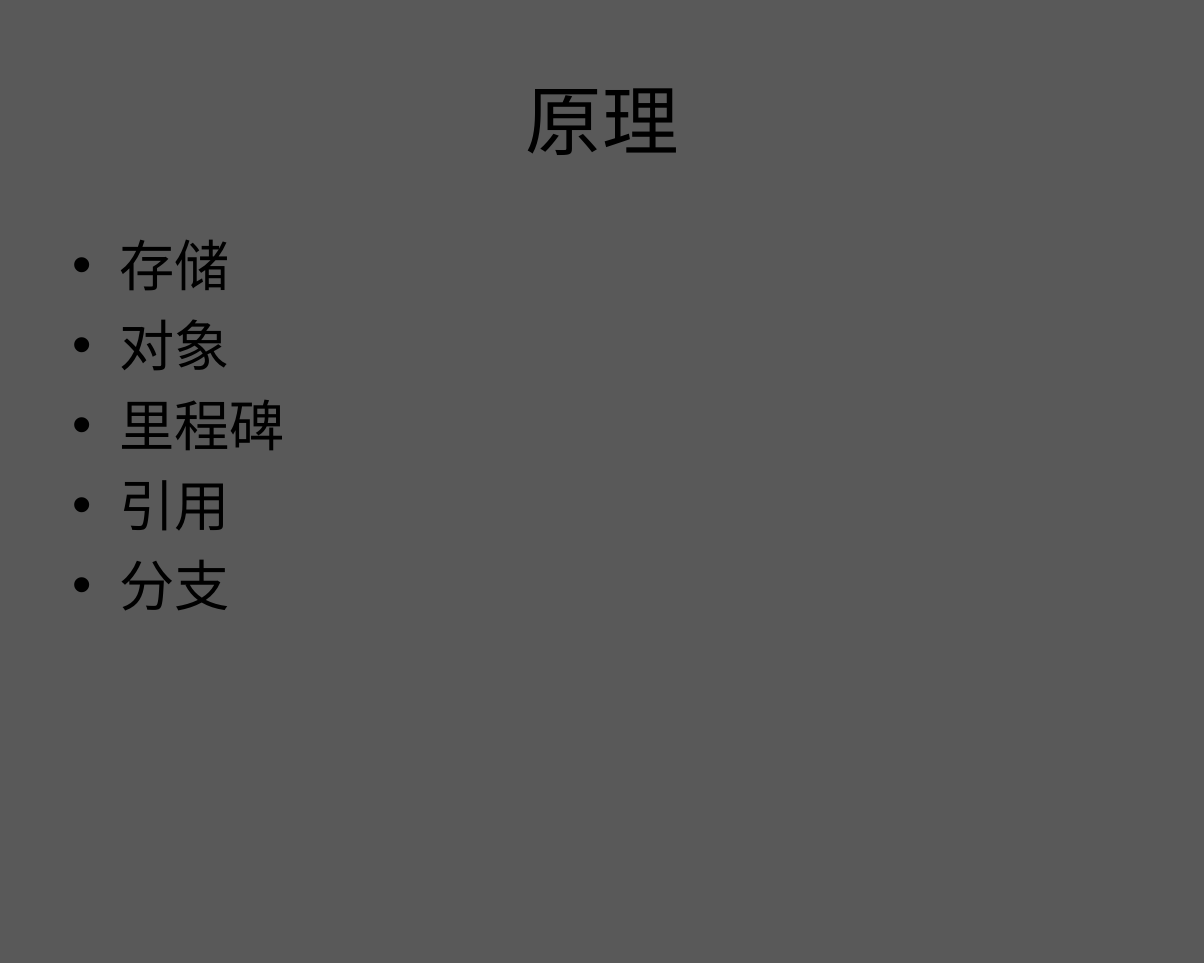
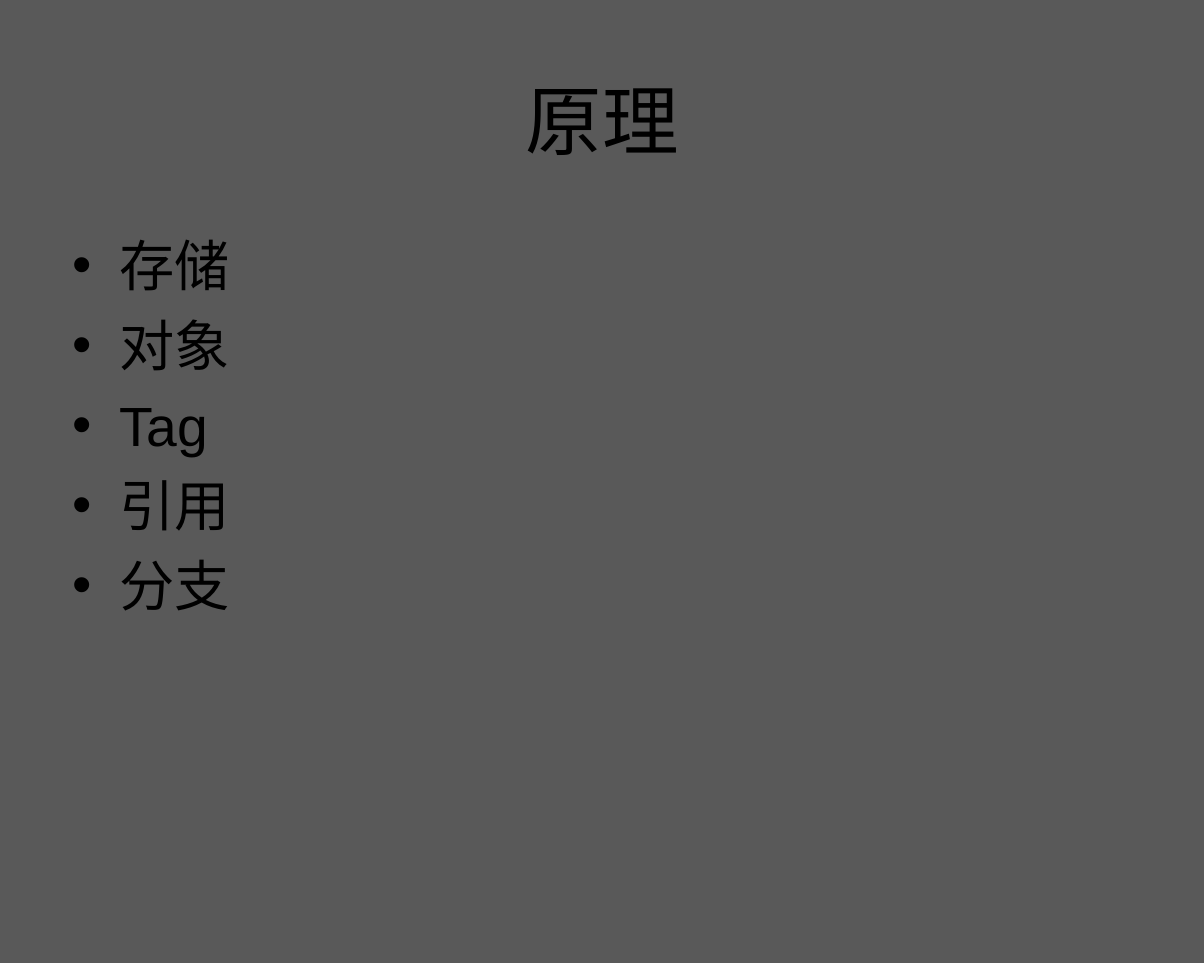
Before and after one commit to zhuxiaosheng/code, a slide deck: slide 78 of git.ppt. Drawn at 1204x963 pixels with LibreOffice and Linux fonts; fonts in the diff are those of the drawing; background and template pictures are left out. Boxes give left, top, right and bottom in pixels: in the first picture for what was removed or moved away, otherwise in the second. Text is boxed around its words. In the diff, an @@ line names an element or a change of style, - is before the commit and + after.

```diff
--- a/git.ppt
+++ b/git.ppt
@@ text at (119,408,208,456): text changed @@
-• 里程碑
+• Tag
```
Also in this commit, not shown: 1 other slide changed, 2 slides added.
